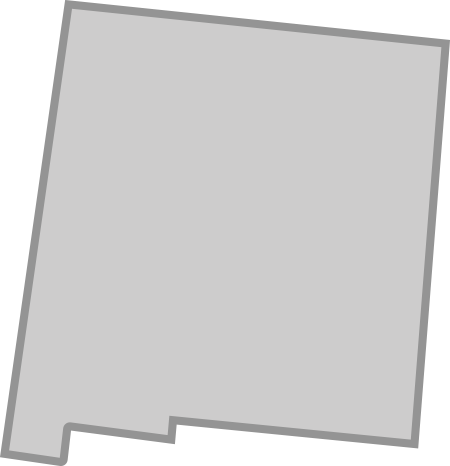
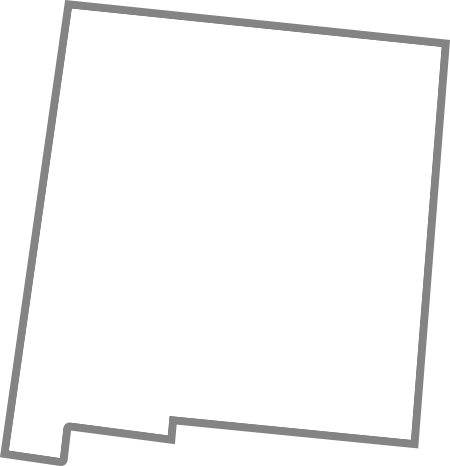
Layered file, before and after one edit (450px x 466px). Changes by layer:
pixels changed over box(0, 0, 450, 466) (layer not identified)
